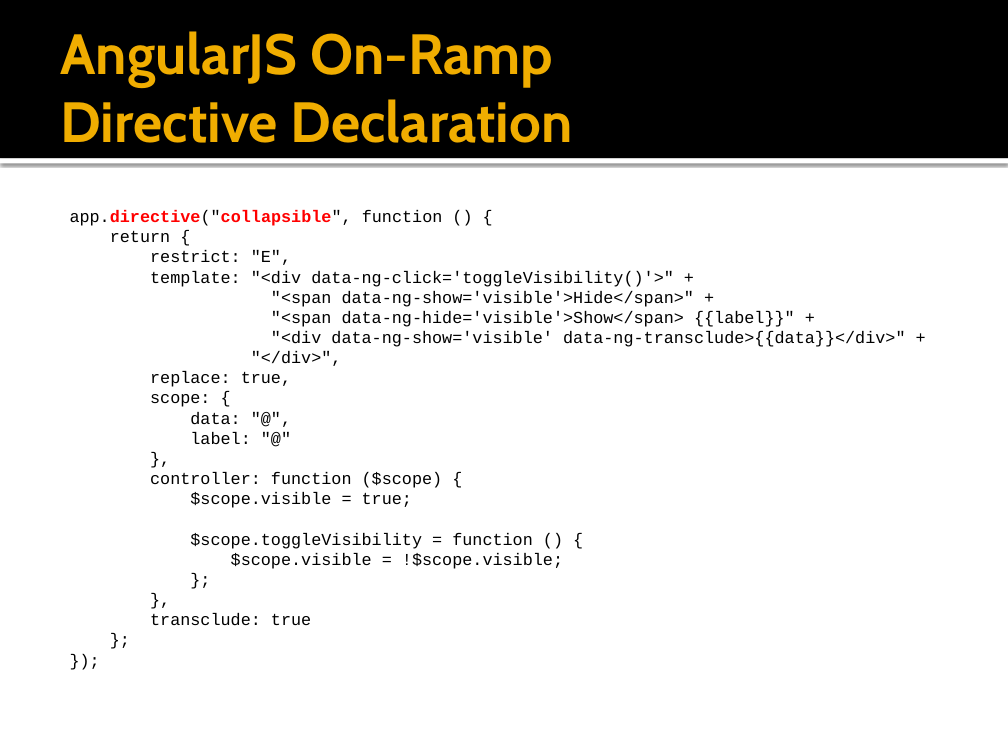
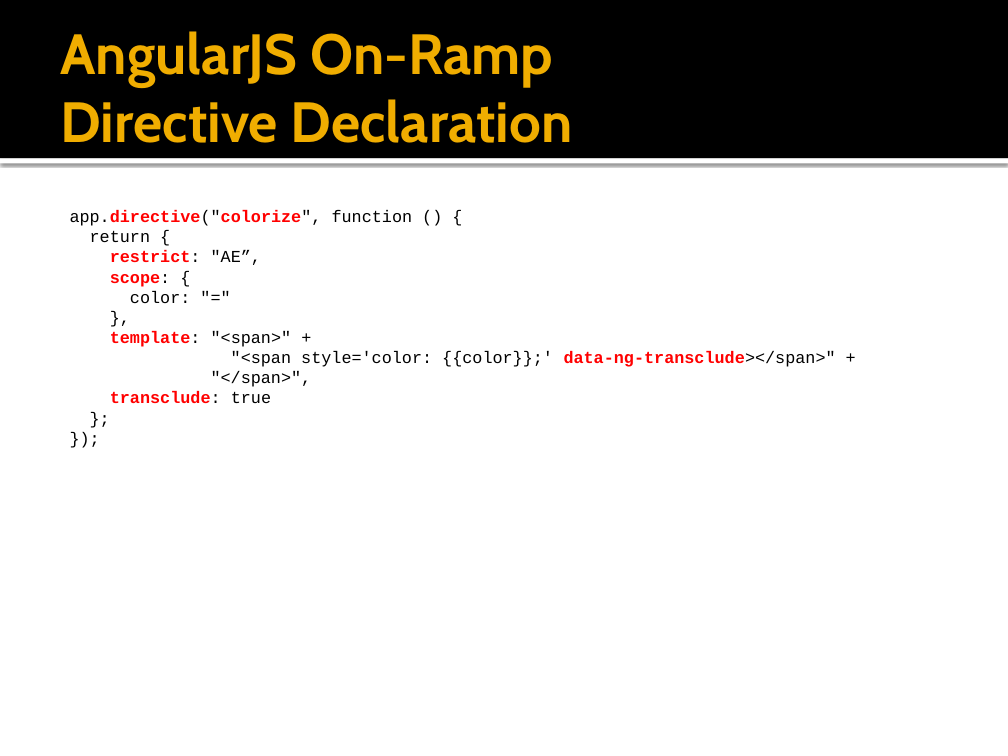
Before and after one commit to MarkFreedman/AngularJSOnRamp, a slide deck: slide 33 of AngularJS On-Ramp.pptx. Drawn at 1008x756 pixels with LibreOffice and Linux fonts; fonts in the diff are those of the drawing. Boxes give left, top, right and bottom in pixels: in the first picture for what was removed or moved away, otherwise in the second. Text is boxed around its words. In the diff, an @@ line names an element or a change of style, - is before the commit and + after.

Commit message:
Updated the basic directive example, and created an advanced example.

```diff
--- a/AngularJS On-Ramp.pptx
+++ b/AngularJS On-Ramp.pptx
@@ text at (x1=70, y1=210, x2=413, y2=226): text changed; text colour #FF0000 to #000000; bold off @@
-app.directive("collapsible", function () {
+app.directive("colorize", function () {
@@ text at (x1=110, y1=250, x2=261, y2=265): text changed; text colour #000000 to #FF0000; bold on @@
-restrict: "E",
-template: "<div data-ng-click='toggleVisibility()'>" +
-"<span data-ng-show='visible'>Hide</span>" +
-"<span data-ng-hide='visible'>Show</span> {{label}}" +
-"<div data-ng-show='visible' data-ng-transclude>{{data}}</div>" +
-"</div>",
-replace: true,
+restrict: "AE”,
@@ text at (x1=110, y1=274, x2=271, y2=403): text colour #000000 to #FF0000, bold on in "scope:", "transclude:" @@
@@ text at (x1=130, y1=291, x2=190, y2=303): text changed @@
-data: "@",
-label: "@"
+color: "="
@@ text at (x1=110, y1=331, x2=836, y2=387): text changed @@
-controller: function ($scope) {
-$scope.visible = true;
-$scope.toggleVisibility = function () {
-$scope.visible = !$scope.visible;
-};
-},
+template: "<span>" +
+"<span style='color: {{color}};' data-ng-transclude></span>" +
+"</span>",
```
Also in this commit, not shown: 1 other slide changed, 2 slides added, 5 other files.
